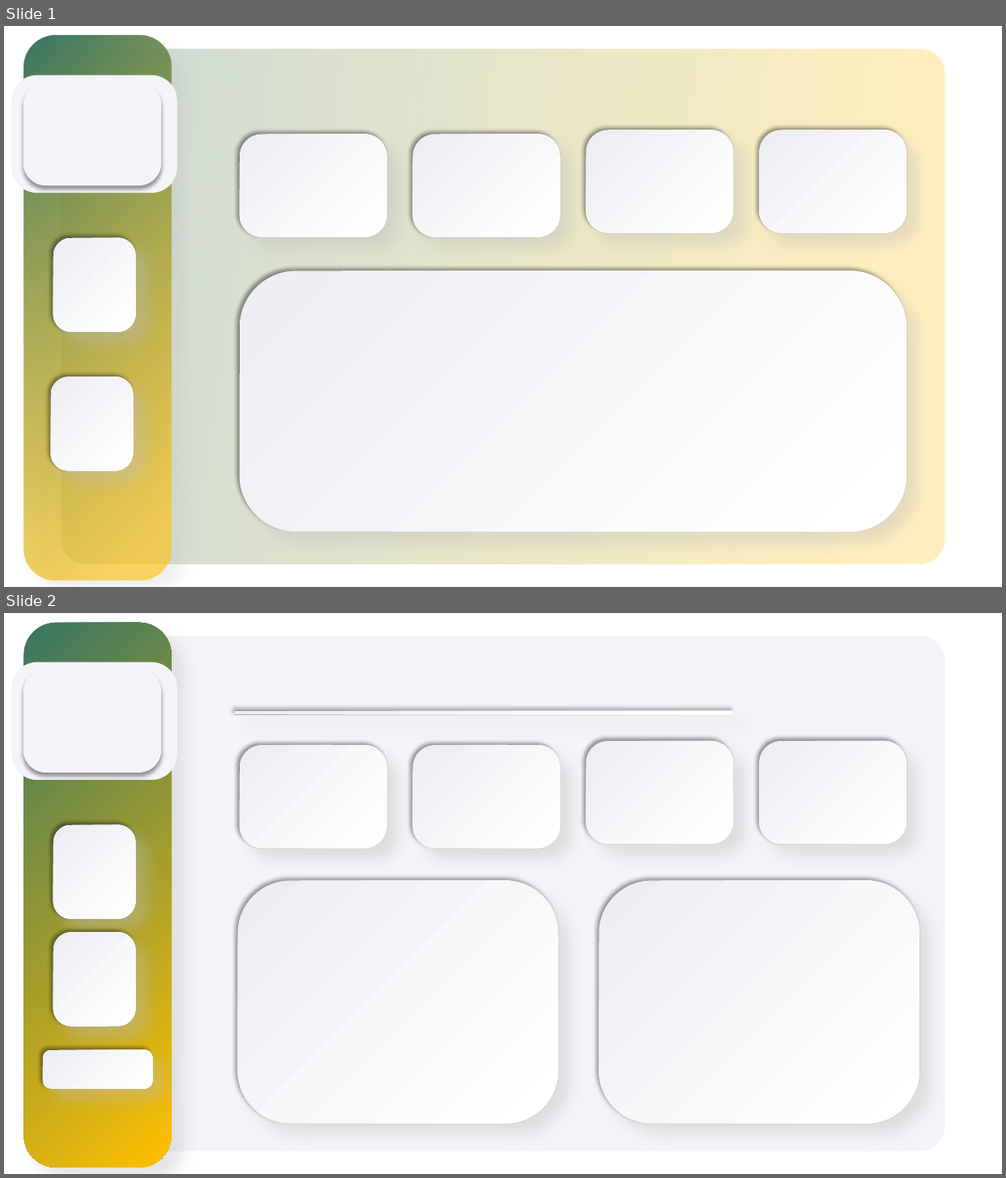
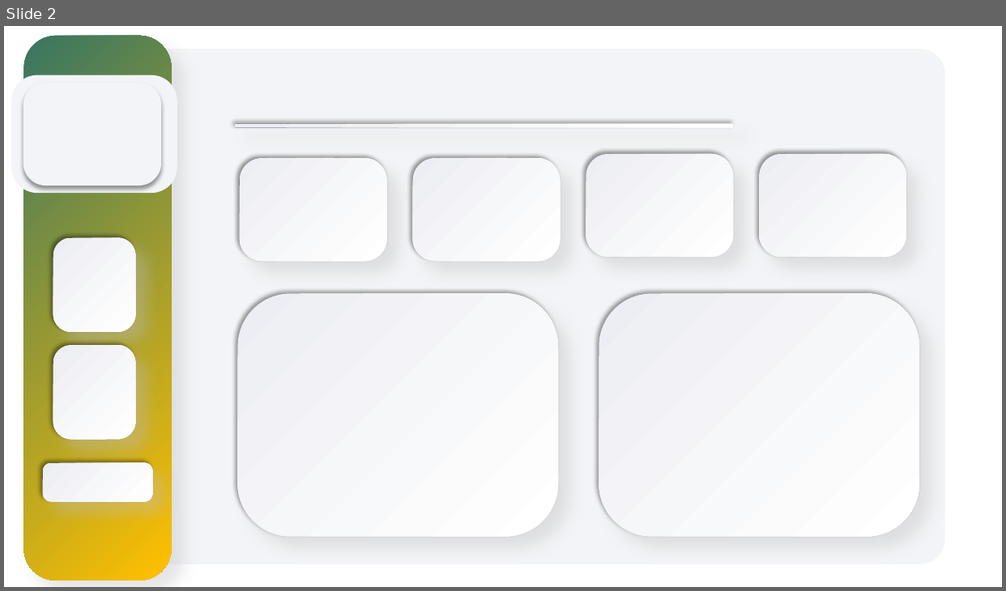
Before and after one commit to nasrulkhair/Full-Project, a slide deck: PPNJ/dashboard/Guide Dashbaord/bg creation.pptx. Shown one above the other, each under a label of ours: slides 1 and 2 before the commit, slide 2 after it. The pictures are 1006x1178 and 1006x591 pixels, drawn with LibreOffice and Linux fonts; fonts in the diff are those of the drawing. Boxes give left, top, right and bottom in pixels: in the first picture for what was removed or moved away, otherwise in the second. Text is boxed around its words. In the diff, an @@ line names an element or a change of style, - is before the commit and + after.

```diff
--- a/PPNJ/dashboard/Guide Dashbaord/bg creation.pptx
+++ b/PPNJ/dashboard/Guide Dashbaord/bg creation.pptx
@@ slide 1 removed at [4,26,1002,587], background #FFFFFF @@
@@ rounded rectangle removed at [24,36,172,581] @@
@@ rounded rectangle removed at [61,49,945,565] @@
@@ rounded rectangle removed at [11,75,177,193] @@
@@ rounded rectangle removed at [23,82,161,186] @@
@@ rounded rectangle removed at [240,134,387,237] @@
@@ rounded rectangle removed at [240,134,387,237] @@
@@ rounded rectangle removed at [413,134,560,237] @@
@@ rounded rectangle removed at [413,134,560,237] @@
@@ rounded rectangle removed at [586,130,733,233] @@
@@ rounded rectangle removed at [586,130,733,233] @@
@@ rounded rectangle removed at [760,130,907,233] @@
@@ rounded rectangle removed at [760,130,907,233] @@
@@ rounded rectangle removed at [53,238,136,332] @@
@@ rounded rectangle removed at [53,238,136,332] @@
@@ rounded rectangle removed at [240,271,907,532] @@
@@ rounded rectangle removed at [240,271,907,532] @@
@@ rounded rectangle removed at [50,377,133,472] @@
@@ rounded rectangle removed at [50,377,133,472] @@
```
Also in this commit, not shown: 1 slide added, 1 other file.
